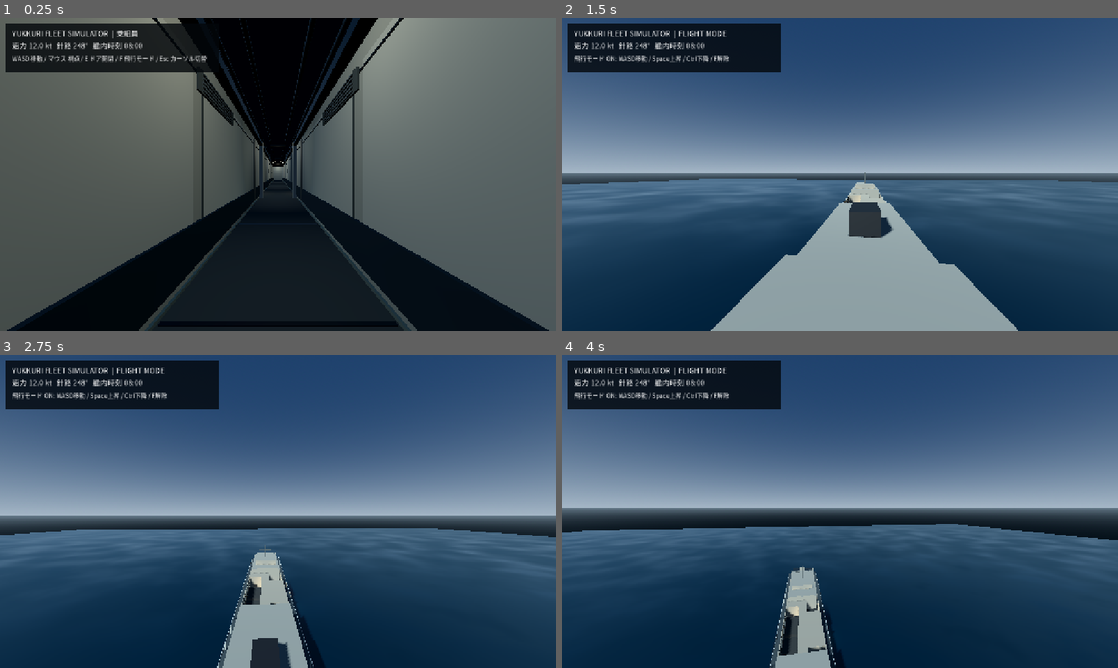
Above: before the commit, frames 1-4 (two rows, left to right).
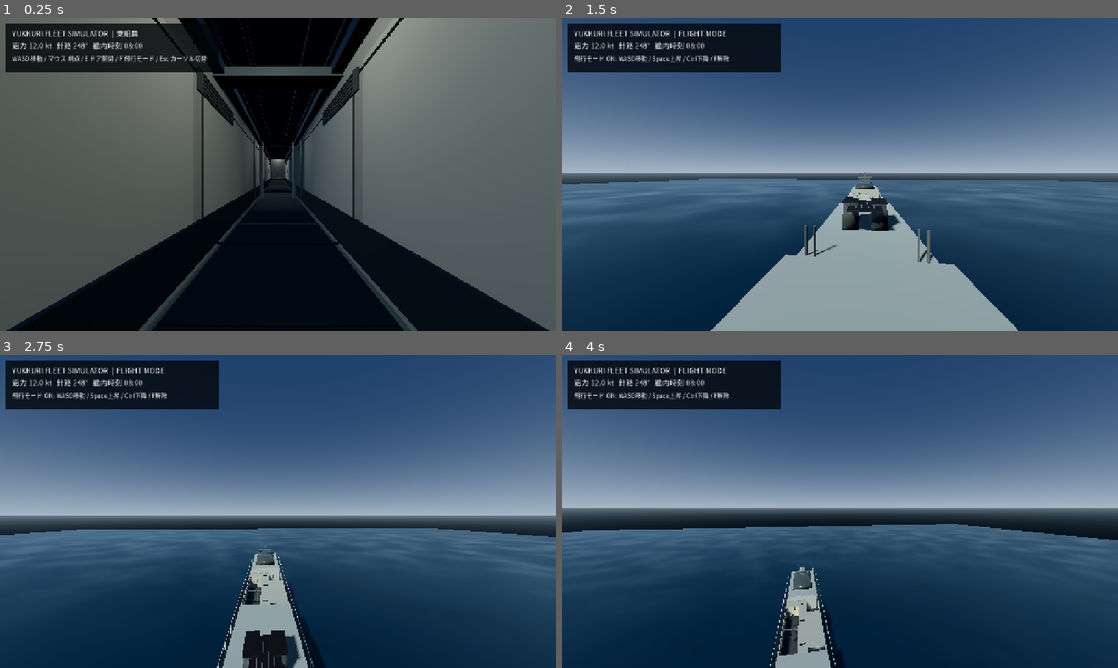
Above: after the commit, the same moments.

Repository: YukkuriP/Yukkuri-FPS-3
Game: Godot game, scene res://scenes/main.tscn
Two runs of this game, one before a commit and one after it. Both use one fixed random seed, a clock stepped at 60 frames per second and the inputs below.
Inputs (mouse positions are in pixels of both pictures, inside the frame that each line leads up to):
- Up to frame 1 (0.25 s): no input
- Up to frame 2 (1.5 s): tap Enter at 0.5 s; move the mouse to (867, 174) at 0.52 s; hold F (fleet_fly_toggle) 0.53-1.28 s; hold Space (fleet_fly_up) from 0.53 s (still down); click (867, 174) at 0.67 s; move the mouse to (812, 174) at 1.27 s; tap E (fleet_interact) at 1.35 s
- Up to frame 3 (2.75 s): keep holding Space (fleet_fly_up); move the mouse to (289, 505) at 2.02 s; tap 1 at 2.1 s
- Up to frame 4 (4 s): keep holding Space (fleet_fly_up); move the mouse to (834, 517) at 2.77 s; tap 2 at 2.85 s; click (834, 517) at 2.92 s; move the mouse to (878, 514) at 3.52 s; tap 3 at 3.6 s

The runs differ from the first frame. In frame 1, 1.3% of the frame differs, in the area x 38-62%, y 15-73%; in frame 2, 1.2%; in frame 3, 1.5%, in the area x 39-54%, y 60-100%; in frame 4, 0.5%.
Error before the commit: Parse Error: Cannot infer the type of "x" variable because the value doesn't have a set type. (res://scripts/visual_upgrade.gd:472)

Commit message:
Fix inferred float types in deckhouse glazing pass

Diff:
--- a/scripts/visual_upgrade.gd
+++ b/scripts/visual_upgrade.gd
@@ -469,7 +469,7 @@
 	for side in [-1.0, 1.0]:
 		# Forward deckhouse side windows, set just proud of the exterior skin.
 		for z in [-27.0, -23.0, -19.0, -15.0]:
-			var x := side * 6.025
+			var x: float = float(side) * 6.025
 			_box(self, "Forward side window gasket", Vector3(x, 4.65, z), Vector3(0.055, 0.92, 1.42), gasket, 0)
 			_box(self, "Forward side window glass", Vector3(x + side * 0.035, 4.65, z), Vector3(0.035, 0.72, 1.22), glass, 0)
 			for y in [4.17, 5.13]:
@@ -478,7 +478,7 @@
 				_box(self, "Forward side window frame", Vector3(x + side * 0.06, 4.65, z + dz), Vector3(0.08, 0.98, 0.055), frame, 0)
 		# Aft deckhouse flush service panels and ventilation access covers.
 		for z in [6.0, 12.0, 18.0]:
-			var px := side * 6.525
+			var px: float = float(side) * 6.525
 			_box(self, "Aft exterior service panel gasket", Vector3(px, 3.35, z), Vector3(0.055, 1.22, 1.55), gasket, 0)
 			_box(self, "Aft exterior service panel", Vector3(px + side * 0.04, 3.35, z), Vector3(0.035, 1.04, 1.36), panel, 0)
 			for y in [2.79, 3.91]:
